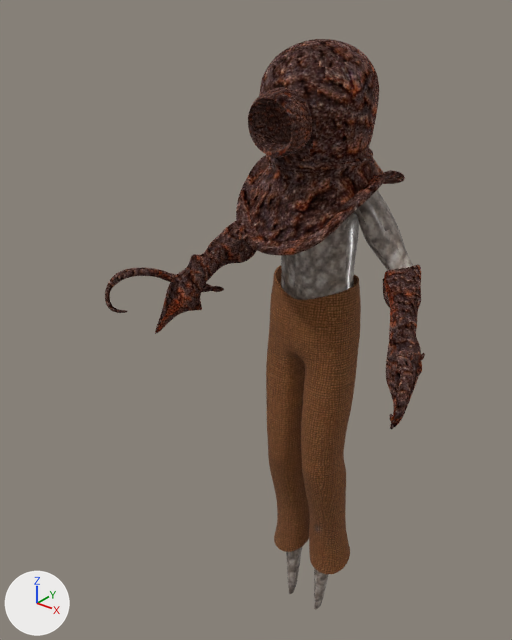
An edit to the glTF model player/player.glb, drawn before and after from the same camera.
Before and after are seen from a camera (50 mm lens) standing at (0.805, -1.203, 1.576) and looking at (-0.11, -0.06, 0.867). Lighting does not change. The marker at lower left points along +X, +Y and +Z. Where no turn or scale is listed for an object, it has been applied to the vertices.

In view in the first picture: 'body', 'eye', 'gauntlet_l', 'gauntlet_r', 'helm', 'pants'.
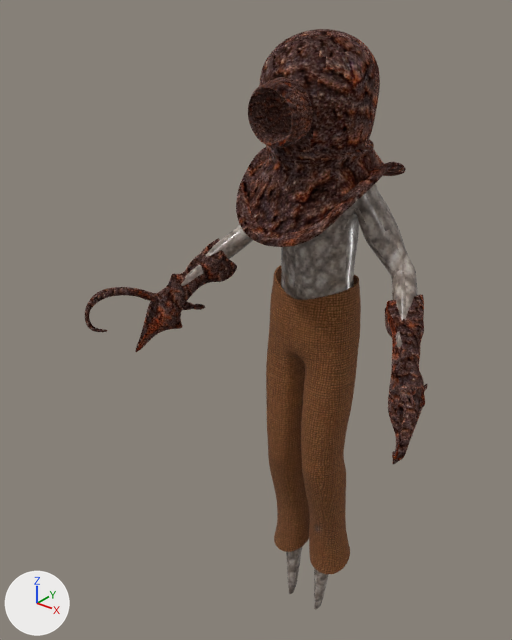
Where the newer file only moved an object's origin or applied its transform, the numbers keep the older frame.

Boxes [x1, y1, x2, y2] around the edits, measured in the pictures (512 x 640 px):
'helm', moved: before [236, 39, 405, 256]; after [236, 29, 406, 247]
'gauntlet_r', moved: before [105, 220, 257, 334]; after [85, 238, 237, 352]
'gauntlet_l', moved: before [383, 265, 425, 429]; after [385, 294, 428, 464]
'eye', moved: before [248, 87, 312, 158]; after [248, 77, 313, 148]

The change, as a diff of the scene's bpy script:
```diff
--- a/player/player.glb.py
+++ b/player/player.glb.py
@@ ob_eye @@
 ob_eye = bpy.data.objects.new('eye', me_cube_008)
-ob_eye.location = (0.0, 0.0, 1.278)
+ob_eye.location = (0.0, 0.0, 1.296)
@@ ob_helm @@
 ob_helm = bpy.data.objects.new('helm', me_cube_007)
-ob_helm.location = (0.0, 0.0, 1.278)
+ob_helm.location = (0.0, 0.0, 1.296)
@@ ob_gauntlet_l @@
 ob_gauntlet_l = bpy.data.objects.new('gauntlet_l', me_cube_009)
-ob_gauntlet_l.location = (-0.007, -0.001, 1.275)
+ob_gauntlet_l.location = (0.023, -0.039, 1.231)
@@ ob_gauntlet_r @@
 ob_gauntlet_r = bpy.data.objects.new('gauntlet_r', me_cube_004)
-ob_gauntlet_r.location = (0.001, 0.001, 1.277)
+ob_gauntlet_r.location = (-0.029, -0.037, 1.234)
```
